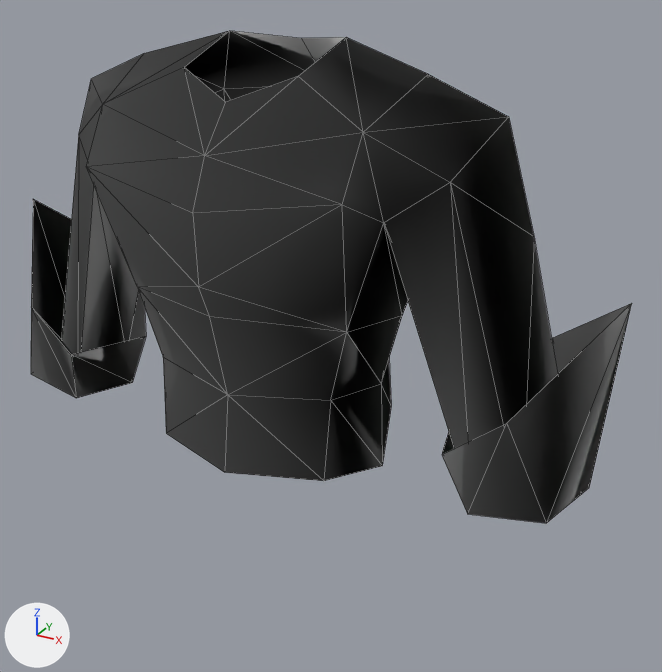
A saved change to the OBJ model content/players/body/ArmorClass201.obj.
Rendered twice from a camera (50 mm lens) standing at (50.0, -78.0, 171.4) and looking at (5.4, 3.1, 130.8). The axes (+X, +Y, +Z) are drawn at lower left. The lights are the same throughout. The older version comes first. Mesh edges are drawn as thin lines. Where no turn or scale is listed for an object, it has been applied to the vertices. Vertices at exactly the same position are counted once.

The older version as bpy lines, for what is in view:
```python
me_armorclass201 = bpy.data.meshes.new('ArmorClass201')
me_armorclass201.from_pydata(...)  # 92 vertices, 150 faces; spans x -36.9..36.6, y -13.1..12.2, z 118.7..162.2
ob_armorclass201 = bpy.data.objects.new('ArmorClass201', me_armorclass201)
ob_armorclass201.location = (0.0, 0.0, 0.0)
```
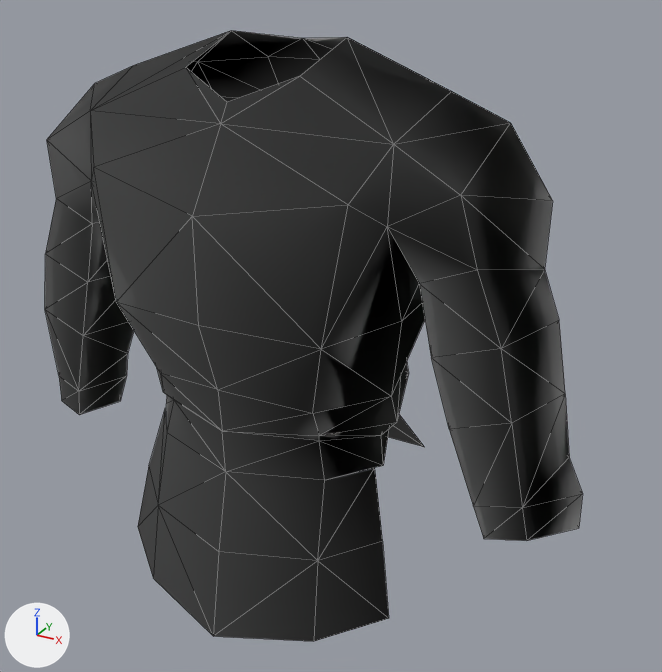
Changed parts and their boxes [x1, y1, x2, y2] in the pictures (662 x 672 px):
'ArmorClass201', reshaped (10% narrower, 24% taller): before [31, 31, 632, 523]; after [45, 30, 583, 641]
part 1 of me_armorclass201, rebuilt (32% taller): before [61, 31, 582, 495]; after [45, 30, 583, 641]
part 2 of me_armorclass201, deleted: before [31, 199, 146, 398]
part 3 of me_armorclass201, deleted: before [442, 303, 632, 523]

The change, as a list of edits to the scene's bpy script:
```text
Change me_armorclass201:
    used by ob_armorclass201; location = (0.0, 0.0, 0.0)
    remove me_armorclass201.from_pydata(...)  # 92 vertices, 150 faces; spans x -36.9..36.6, y -13.1..12.2, z 118.7..162.2
    add me_armorclass201.from_pydata(...)  # 148 vertices, 266 faces; spans x -34.7..34.7, y -14.2..14.6, z 99.9..162.2
    me_armorclass201 part 1: the loose piece of 70 vertices spanning x -34.7..34.6, y -13.1..12.2, z 119.1..162.2 is rebuilt with 148 vertices and now spans x -34.7..34.7, y -14.2..14.6, z 99.9..162.2
    me_armorclass201 part 2: the loose piece of 11 vertices spanning x -36.9..-20.7, y -7.5..11.6, z 118.7..140.9 is deleted
    me_armorclass201 part 3: the loose piece of 11 vertices spanning x 20.4..36.6, y -7.5..11.6, z 118.7..140.9 is deleted
```
